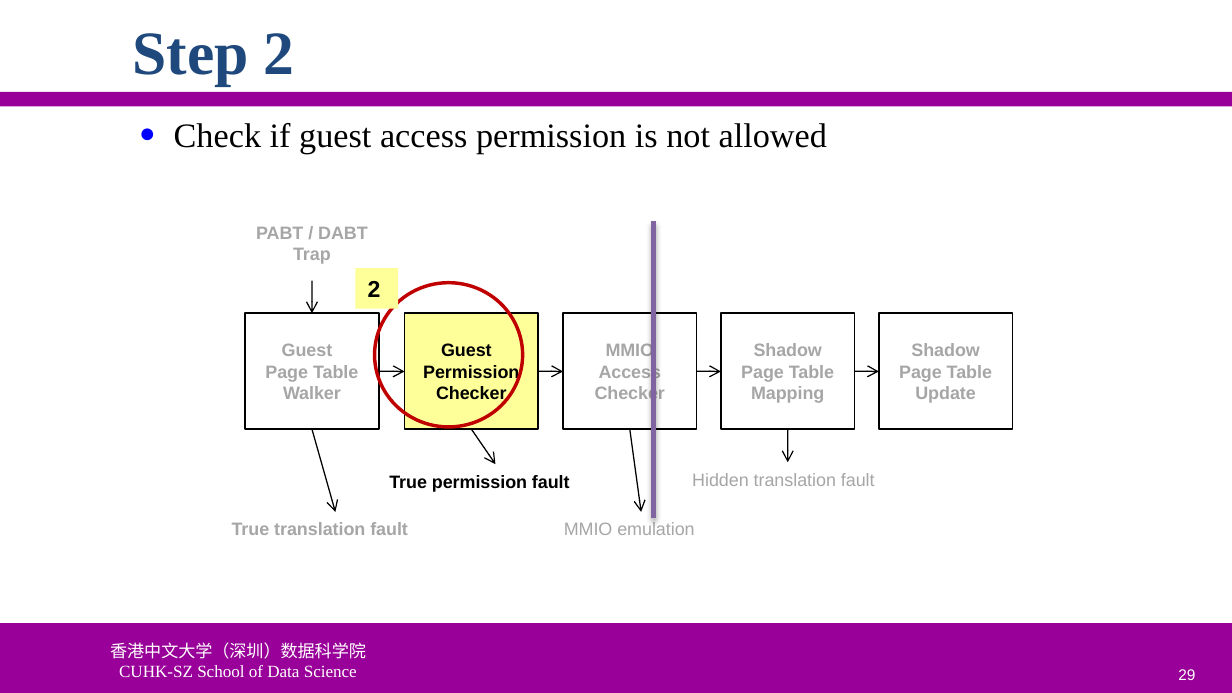
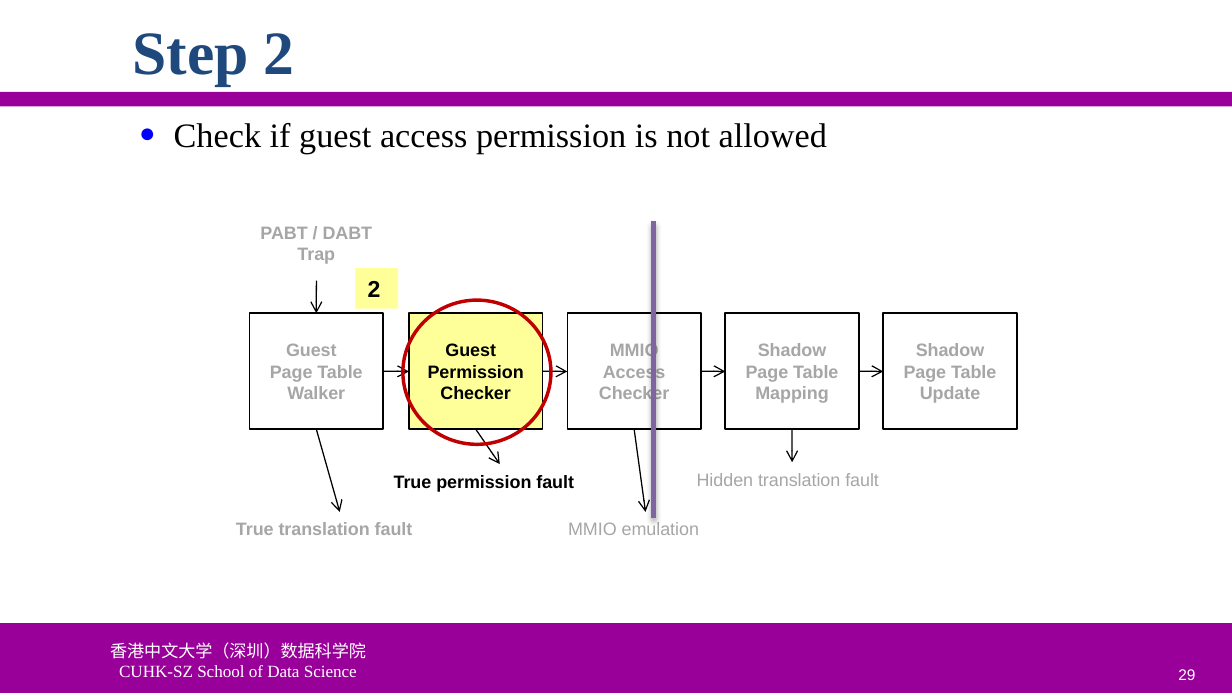
Before and after one commit to ychung1103/ychung1103.github.io, a slide deck: slide 29 of Slides/CSC6103/VT-04 Memory Virtualization.pptx. Drawn at 1232x693 pixels with LibreOffice and Linux fonts; fonts in the diff are those of the drawing; background and template pictures are left out. Boxes give left, top, right and bottom in pixels: in the first picture for what was removed or moved away, otherwise in the second. Text is boxed around its words. In the diff, an @@ line names an element or a change of style, - is before the commit and + after.

```diff
--- a/Slides/CSC6103/VT-04 Memory Virtualization.pptx
+++ b/Slides/CSC6103/VT-04 Memory Virtualization.pptx
@@ ellipse: place and size @@
-ellipse at bbox=[375, 282, 522, 426]
+ellipse at bbox=[403, 301, 551, 445]
@@ 9 arrows, 5 texts, 5 rectangles: place and size @@
-9 arrows, 5 texts, 5 rectangles at bbox=[232, 227, 1011, 535]
+9 arrows, 5 texts, 5 rectangles at bbox=[236, 227, 1016, 535]
```
Also in this commit, not shown: 3 other slides changed, 2 other files.
